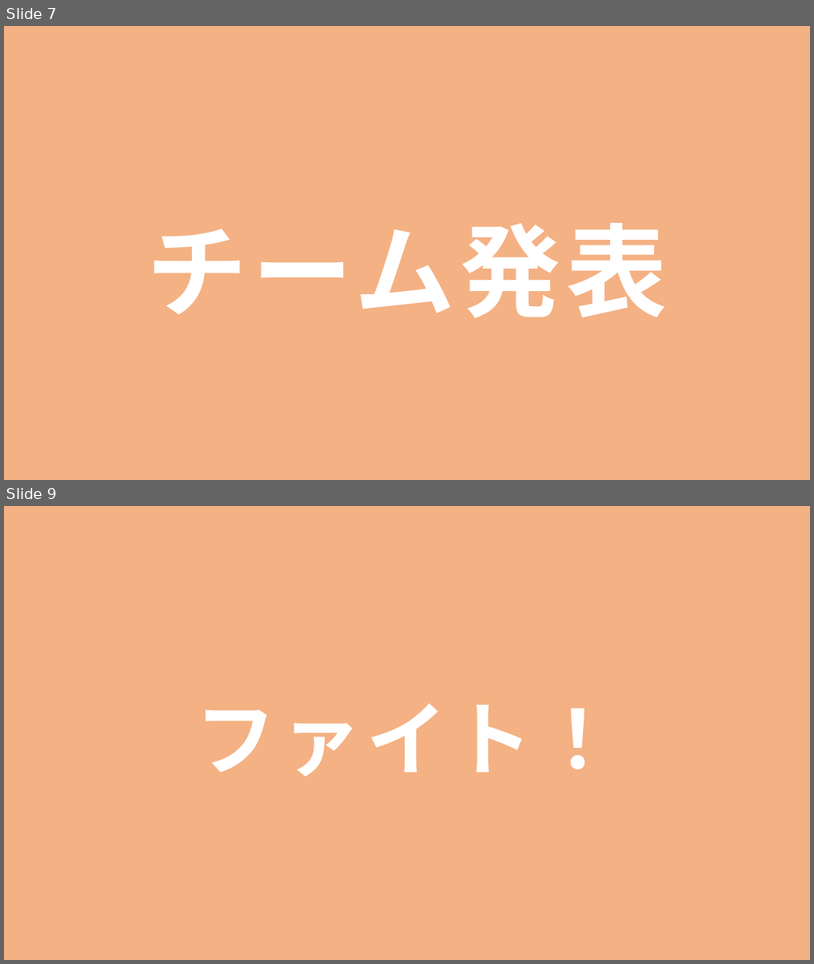
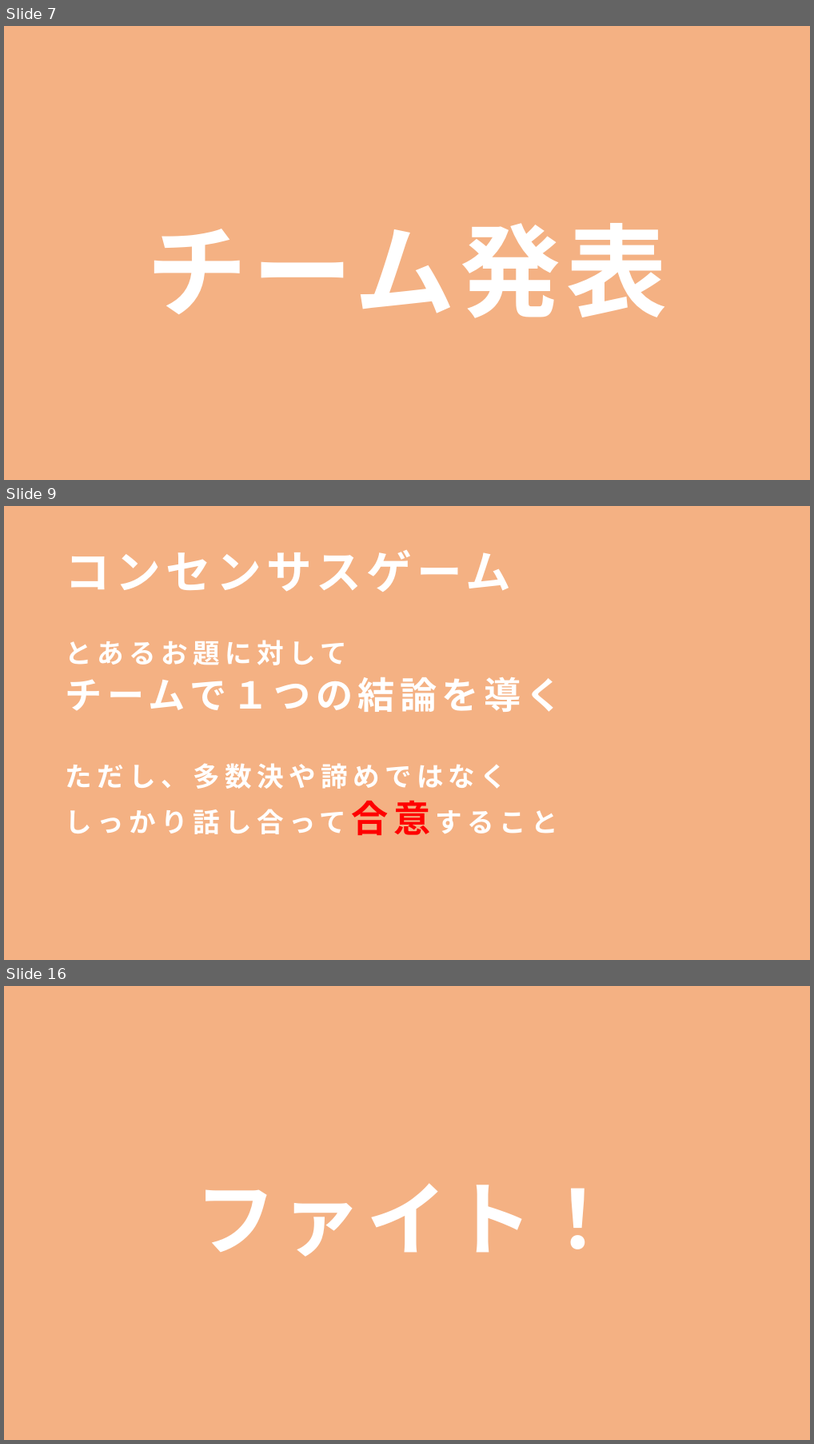
Before and after one commit to jack-app/jackhack2018_management, a slide deck: pptx/jackhack2018_opening.pptx. Shown one above the other, each under a label of ours: slides 7 and 9 before the commit, slides 7, 9 and 16 after it; the slides between them are not shown. The pictures are 814x964 and 814x1444 pixels, drawn with LibreOffice and Linux fonts; fonts in the diff are those of the drawing. Boxes give left, top, right and bottom in pixels: in the first picture for what was removed or moved away, otherwise in the second. Text is boxed around its words. In the diff, an @@ line names an element or a change of style, - is before the commit and + after.

Commit message:
アイスブレイク追加（パワポのお話し）

```diff
--- a/pptx/jackhack2018_opening.pptx
+++ b/pptx/jackhack2018_opening.pptx
@@ slide 9 added at [4, 506, 810, 960], background #F4B183 @@
@@ title added at [66, 550, 511, 592], 54 pt, text #FFFFFF, bold @@
+コンセンサスゲーム
@@ text added at [66, 640, 563, 835], 32 pt, text #FFFFFF, bold @@
+とあるお題に対して
+チームで１つの結論を導く
+ただし、多数決や諦めではなく
+しっかり話し合って合意すること
@@ what was slide 9 is now slide 16 @@
```
Also in this commit, not shown: 4 slides changed, 6 other slides added, 1 other file.
